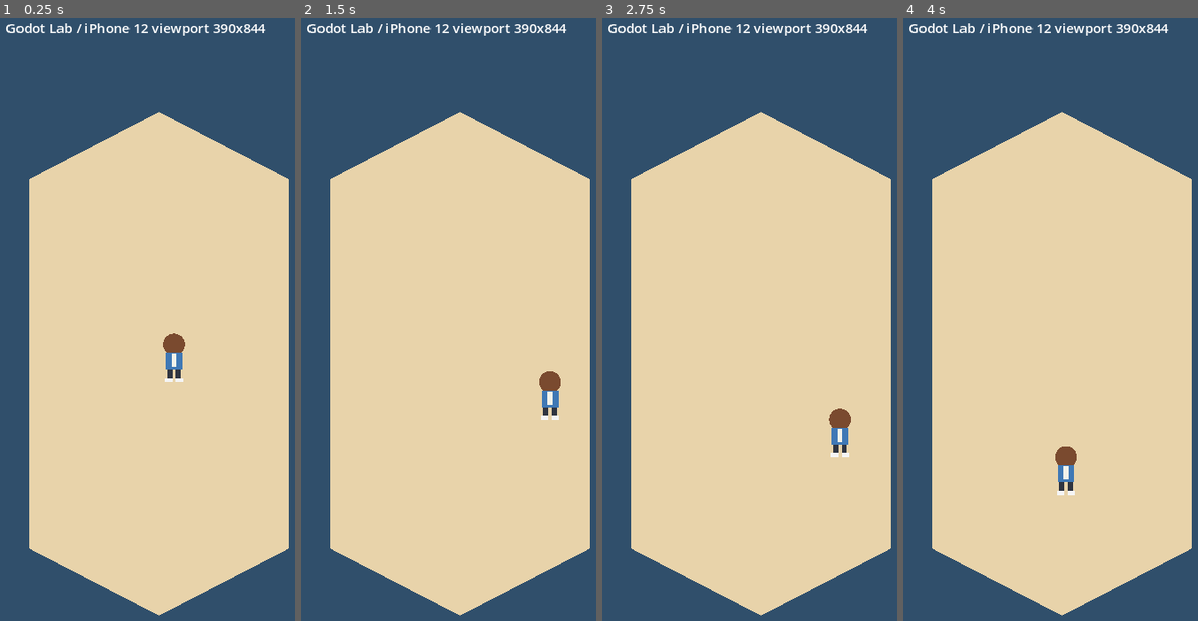
Above: before the commit, frames 1-4 (left to right).
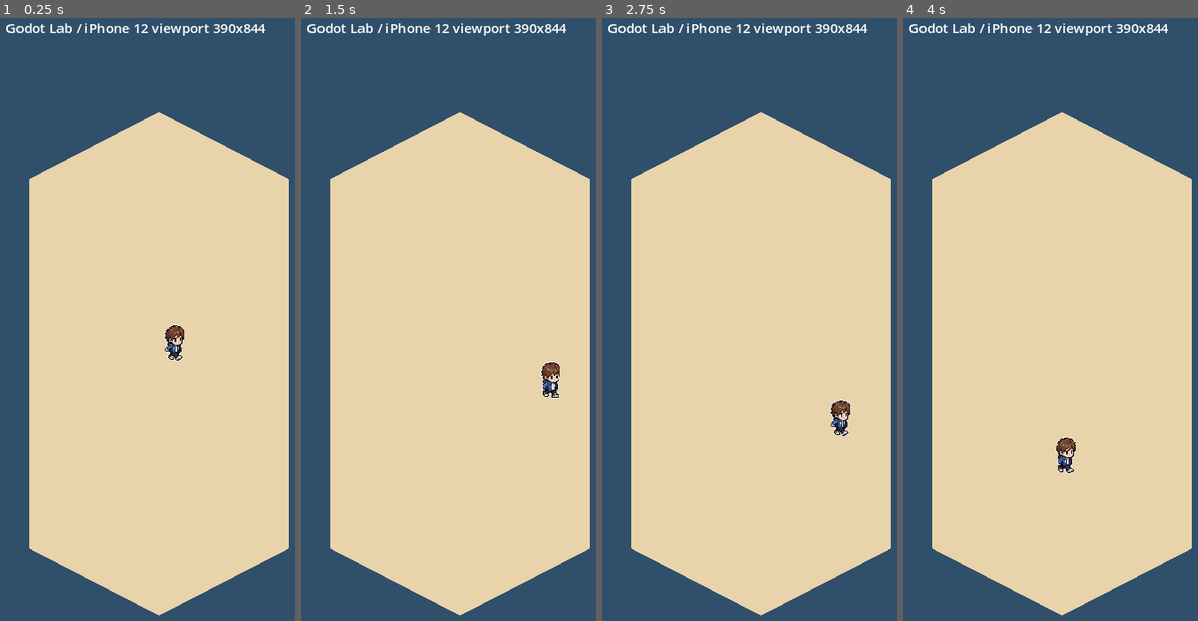
Above: after the commit, the same moments.

Repository: mth310-sys/Chappy5
Game: Godot game, scene res://main.tscn
Same seed, same stepped clock (60 frames per second), same inputs: the game is played once before the commit and once after it.
Inputs:
- Up to frame 1 (0.25 s): no input
- Up to frame 2 (1.5 s): no input
- Up to frame 3 (2.75 s): no input
- Up to frame 4 (4 s): no input

The runs differ from the first frame. In frame 1, 0.5% of the frame differs, in the area x 55-63%, y 50-61%; in frame 2, 0.5%, in the area x 80-88%, y 56-67%; in frame 3, 0.5%; in frame 4, 0.5%.

Commit message:
Replace placeholder with indexed student walk sprite

Diff:
--- a/godot/slot-pachiro/student.gd
+++ b/godot/slot-pachiro/student.gd
@@ -1,11 +1,332 @@
 extends Node2D
 
+const FRAME_TIME := 0.12
+const FRAME_SIZE := 48
+
+const PALETTE := [
+	Color("00000000"),
+	Color("f8f7f8ff"),
+	Color("e8e7e7ff"),
+	Color("e5dcd5ff"),
+	Color("ebceb9ff"),
+	Color("c8a08cff"),
+	Color("935b42ff"),
+	Color("754733ff"),
+	Color("496d9fff"),
+	Color("2f5080ff"),
+	Color("5b3529ff"),
+	Color("482a20ff"),
+	Color("2d313fff"),
+	Color("201617ff"),
+	Color("102a54ff"),
+	Color("070407ff"),
+]
+
+const FRAMES := [
+	[
+		"000000000000000000000000000000000000000000000000",
+		"000000000000000000000000000000000000000000000000",
+		"000000000000000000003111113000000000000000000000",
+		"000000000000000000001FFFFF7122000000000000000000",
+		"000000000000000033FFFFFB666FFFF32000000000000000",
+		"0000000000000000CF7777AAB776D66F3000000000000000",
+		"00000000000000335F7AA767AB77B7AF1300000000000000",
+		"000000000000013F7A6777A7767ABA76AF11200000000000",
+		"0000000000000CFBA666B77777AABB777BAD200000000000",
+		"0000000000037CFAB666A6777A676A756FF3200000000000",
+		"0000000000027FAA777B7777777766A777D1000000000000",
+		"0000000000005DA77B766756777756B7677F300000000000",
+		"000000000002FCA7BA77A77A56A676B777BF520000000000",
+		"00000000001FBBAAB777A67777D777B777DBD10000000000",
+		"000000000024FCAA77BA767667F77BFA7ABF320000000000",
+		"000000000003FBAA7ACA77667F677B6DAABF300000000000",
+		"000000000003FBABDBB77A7AD556BF5DDAAF300000000000",
+		"000000000023DCBBBBBAABAF5467A455FAFD700000000000",
+		"00000000002FDFBBDFFAADF7A6B533F5FAF3300000000000",
+		"0000000000253FCCF46BB6FDF74433D3FAF3000000000000",
+		"0000000000002FCD466BF541F74443D1FC22000000000000",
+		"00000000000033FD4675A441D64443A1F700000000000000",
+		"00000000000002DFB555544175444355F700000000000000",
+		"0000000000000221FDBB554444444434F700000000000000",
+		"000000000000002FEDFFD6544433444DD100000000000000",
+		"00000000000000CE99999FFB544335FF2200000000000000",
+		"000000000000007EEE88989F67FFFFF12000000000000000",
+		"000000000000002FEFEEE888566F8EF30000000000000000",
+		"0000000000000023F8889DE9D339EDF30000000000000000",
+		"0000000000000037988899E4E55E8DEF2000000000000000",
+		"000000000000003F9888D982E14E8F9F2000000000000000",
+		"000000000000003F8889F982E14E5F9F2000000000000000",
+		"000000000000001F8889FE88E11E9F9F2000000000000000",
+		"000000000000001F9888FE88E12E8FFF2000000000000000",
+		"0000000000000027D999FE99E34EEF710000000000000000",
+		"0000000000000001F513FE99EFFF9FF20000000000000000",
+		"0000000000000003F655FDFFCDDCFF220000000000000000",
+		"00000000000000003FFFC9CFFFCCF7000000000000000000",
+		"000000000000000023FDCCCFFDCCF7000000000000000000",
+		"000000000000000002FDCCCDFDCDFD230000000000000000",
+		"000000000000000001FCCDDCFDD89DF10000000000000000",
+		"000000000000000007FC19CFF857411F3000000000000000",
+		"000000000000000005C58111FD52135F3000000000000000",
+		"000000000000000005FD5003FFFFFFFF3000000000000000",
+		"00000000000000000223FFFFF12111130000000000000000",
+		"000000000000000000021111120000000000000000000000",
+		"000000000000000000000000000000000000000000000000",
+		"000000000000000000000000000000000000000000000000",
+	],
+	[
+		"000000000000000000000000000000000000000000000000",
+		"000000000000000000000000000000000000000000000000",
+		"000000000000000000000211222000000000000000000000",
+		"0000000000000000000031FFFFF223000000000000000000",
+		"000000000000000032CDFFFD666FFFF22000000000000000",
+		"00000000000000003F77777AA776D76F1000000000000000",
+		"00000000000000002FBAA7767A77BA7F5300000000000000",
+		"000000000000021FFBA66777677ACA76B712000000000000",
+		"00000000000002FDAA766A7777ABCB766BAF000000000000",
+		"0000000000002FCBBA6777777BA67A777FF5000000000000",
+		"00000000000031FBB66A66767777767677D5000000000000",
+		"00000000000037A777A66576667766D66AAF000000000000",
+		"0000000000037DB7AA676A7A56A567D77BAD000000000000",
+		"000000000003AACBAB77A77767A766DA77BB000000000000",
+		"000000000002CFAAA777A77767D77AFA67AF000000000000",
+		"000000000000CDA7B7BA7777AB576A7F77AF000000000000",
+		"000000000000CDAAABC777A7AD476D5DAAAF000000000000",
+		"000000000002FADBABCA7BAD4467B444FBDD000000000000",
+		"000000000003CDCABFDB7BD655DD34FBFBFC000000000000",
+		"00000000000227ACF35DABD7FF5444F1FCF2000000000000",
+		"00000000000005CCF56BA552FF3444F1FF10000000000000",
+		"000000000000027AF565D432DF4443F1F100000000000000",
+		"000000000000003FF55554417D444345F100000000000000",
+		"0000000000000021FF76554434444445F100000000000000",
+		"000000000000002FEDFFF5544444444DD200000000000000",
+		"000000000000002F9E99EFF7544335FF1000000000000000",
+		"000000000000001F9E98989D77FFFF610000000000000000",
+		"000000000000003FF9899888566E9D700000000000000000",
+		"0000000000000023C8899DEED249DEC20000000000000000",
+		"000000000000001D88889892E55EEEF10000000000000000",
+		"00000000000003F8888EE881E14E9FF10000000000000000",
+		"00000000000002F8899FE881E13D9FF10000000000000000",
+		"00000000000001D888DEEE88E1399FF10000000000000000",
+		"00000000000002F99EDEE998E1499FF10000000000000000",
+		"00000000000003F4FFF9E999E14EEFC00000000000000000",
+		"00000000000002F435FFD999EFF9EF200000000000000000",
+		"000000000000003FBDFFDDDCCCCFF2000000000000000000",
+		"000000000000002CFFDDFDCCC9C7F2000000000000000000",
+		"000000000000002F7DCDDCFCCCCCF1220000000000000000",
+		"000000000000001D88CDDF7DCCCCDFF22000000000000000",
+		"000000000000002C8788F225CCC3841C5300000000000000",
+		"000000000000002F5414D203FDF84115D200000000000000",
+		"0000000000000001D435F203F85425C8F200000000000000",
+		"00000000000000023DDFC2002F2C5C7F3200000000000000",
+		"00000000000000000000000033FFF5220000000000000000",
+		"000000000000000000000000031122000000000000000000",
+		"000000000000000000000000000000000000000000000000",
+		"000000000000000000000000000000000000000000000000",
+	],
+	[
+		"000000000000000000000000000000000000000000000000",
+		"000000000000000000000000000000000000000000000000",
+		"000000000000000000000031111230000000000000000000",
+		"00000000000000000000021FFFDF33300000000000000000",
+		"00000000000000000222FFFFFA65DDFF1300000000000000",
+		"000000000000000003D7A677BA676FA7F200000000000000",
+		"000000000000000022FAAA7777B77BB7B720000000000000",
+		"0000000000000025DFA7667777777C7766F3000000000000",
+		"000000000000002CDAA666A7777AABB77A77000000000000",
+		"00000000000003FFDAA76A7777AA667666DF000000000000",
+		"000000000000032FBA76A6677B76667B67AB000000000000",
+		"00000000000002CAA77A77655777675B767A000000000000",
+		"00000000000022FA7AA777A77567567D77AA000000000000",
+		"0000000000003FCABAA77A77777A777DA77C000000000000",
+		"00000000000032FAAA77AB7777AF777F77AA000000000000",
+		"00000000000002DBAB7BA67A7AB5B7ADB7AA000000000000",
+		"00000000000002DBBABB777ABB53AAB56DAB000000000000",
+		"0000000000002CBDBABFA7ABA435AB544FAB000000000000",
+		"0000000000002FFCBBFFA7A6FDB6543FAFAF000000000000",
+		"000000000000215ABF35DADF7FF5443F5FDF000000000000",
+		"000000000000003FCF66DA541FF4344F5F82000000000000",
+		"000000000000003CDF565F441DF4443D5F30000000000000",
+		"0000000000000003FF5555441AD444344F30000000000000",
+		"00000000000000022FFFF654444444434F30000000000000",
+		"0000000000000002CEDFFF6544434544AF20000000000000",
+		"0000000000000001FE988EDF6533335FF200000000000000",
+		"0000000000000001FEE9888EF76DFFFF1000000000000000",
+		"00000000000000023D98EE989666D9EF2000000000000000",
+		"000000000000002C988889E9EE35E7EF2000000000000000",
+		"000000000000028988888E892E5394EEF000000000000000",
+		"00000000000003F98889ED881E23E4FEF000000000000000",
+		"000000000000075998EFDE881E03E5F9F000000000000000",
+		"0000000000000755E9FDEE988E02E9F9F000000000000000",
+		"000000000000075456FEE9988E12E9FFC000000000000000",
+		"00000000000003CBBCFCEE999E14EEF6F000000000000000",
+		"0000000000000031122FFFE99EFFDDDC2000000000000000",
+		"00000000000000000007CDCDCCCCFFC10000000000000000",
+		"0000000000000000001FDFCCCCCCDF300000000000000000",
+		"000000000000000003FFCCFDCC9CCF332000000000000000",
+		"00000000000000002D79CCDFFDCDDCC7F120000000000000",
+		"00000000000000002D8C34F2FDCC83122D20000000000000",
+		"00000000000000002F85555F1FDF81158F00000000000000",
+		"000000000000000022F5315F3F552885F100000000000000",
+		"00000000000000000037FFFF22F478CF2200000000000000",
+		"000000000000000000032233021DFD510000000000000000",
+		"000000000000000000000000003122300000000000000000",
+		"000000000000000000000000000000000000000000000000",
+		"000000000000000000000000000000000000000000000000",
+	],
+	[
+		"000000000000000000000000000000000000000000000000",
+		"000000000000000000000000000000000000000000000000",
+		"000000000000000000000021121120000000000000000000",
+		"00000000000000000000321FDBBB77730000000000000000",
+		"00000000000000000032FFFFF7A66FAFF230000000000000",
+		"000000000000000000FF77676AA766F66F30000000000000",
+		"000000000000000033CF7A7777BA67BA6F40000000000000",
+		"0000000000000021FF7A7667A77767B77660000000000000",
+		"000000000000002FCA7666A77777AAB767B0000000000000",
+		"00000000000000FFBAA76677777A776B6570000000000000",
+		"000000000000002FAA77766577A777776770000000000000",
+		"00000000000003CC776A765A5BA76756A670000000000000",
+		"00000000000022FA77A7777776677566B770000000000000",
+		"0000000000001FBCBAB777A76667B777DB70000000000000",
+		"00000000000027FDA777AA776767B77AFB70000000000000",
+		"00000000000001FAAC7AAA7767ABB6AF5FB0000000000000",
+		"00000000000001FBBCCBB77A7AB5B6AD5DD0000000000000",
+		"00000000000027CBBBBBAABB7743BA5446F0000000000000",
+		"0000000000001DFFBBFFFABFFFF55333F5F0000000000000",
+		"000000000000213FBC54BAD5D7F33442F3F0000000000000",
+		"000000000000001FDF456BB555F13443F1F0000000000000",
+		"0000000000000031FF456D4435D13433B1F0000000000000",
+		"0000000000000002FF65555445B3434334F0000000000000",
+		"000000000000000225FFDD543444444445F0000000000000",
+		"0000000000000002FDCFFFB6544435444FF0000000000000",
+		"0000000000000003FE9989DFF5443337FC20000000000000",
+		"0000000000000002FE998889EA7BFFFFC200000000000000",
+		"00000000000000021FD8EE888F5579EFC000000000000000",
+		"0000000000000011D9888EEE995589DEC200000000000000",
+		"000000000000025F888889989E2121EEF200000000000000",
+		"00000000000002F988889D989E1511E9F300000000000000",
+		"00000000000001FD998EDE98991012D9D300000000000000",
+		"00000000000001F4EEEF9E988910299ED200000000000000",
+		"00000000000002F45DBFE8998E12399FF100000000000000",
+		"000000000000023F56FFE99899242EC5D100000000000000",
+		"00000000000000022315DF999EFFFEFBD200000000000000",
+		"0000000000000000021DFDFFFFDCCFF72000000000000000",
+		"00000000000000002CCDCDDDCDCC9CF20000000000000000",
+		"00000000000000025F7CCDCFFDCCCCF10000000000000000",
+		"0000000000000002F877FDFF1FCDCCFC2000000000000000",
+		"0000000000000002F7885C232FFCCCCDF120000000000000",
+		"0000000000000002DC3125F337DD17C85F20000000000000",
+		"00000000000000033C7337F3555431185F30000000000000",
+		"000000000000000003CFFF222F7110558F30000000000000",
+		"000000000000000000000000035DFFFF7200000000000000",
+		"000000000000000000000000000233333000000000000000",
+		"000000000000000000000000000000000000000000000000",
+		"000000000000000000000000000000000000000000000000",
+	],
+	[
+		"000000000000000000000000000000000000000000000000",
+		"000000000000000000000000000000000000000000000000",
+		"000000000000000000000021111120000000000000000000",
+		"00000000000000000000021FDDFFDF130000000000000000",
+		"00000000000000000017FFFFFA766AFF5100000000000000",
+		"000000000000000000FD7677BAAA6DA6FB00000000000000",
+		"0000000000000000227AAA77777A7AA67F32000000000000",
+		"0000000000000002FFA7666A77766A77776D000000000000",
+		"0000000000000033F7A666A7777AAABB77BA000000000000",
+		"00000000000002DFFAA66B777677777B66AF000000000000",
+		"000000000000021FBA7775577677777B6677000000000000",
+		"00000000000002CDA77A765A5B6777577777000000000000",
+		"00000000000021FB77B777777566B567A77D000000000000",
+		"0000000000001FABBAB77AA77777B777BA7A000000000000",
+		"00000000000025FAAAA7AA67776BB77AFA7A000000000000",
+		"00000000000002DBAA7AA77B7AA6B6AD6DAA000000000000",
+		"00000000000002FBBBABA76BAA64BAB666AB000000000000",
+		"0000000000002CBCABAFA7AAA544AD4455BA000000000000",
+		"0000000000002DFDBBFDDABAFFF5643FF5DA000000000000",
+		"000000000000223FCD64DAD67DF4443FF4FD000000000000",
+		"000000000000002FBF467AF54FF3344FF3F2000000000000",
+		"0000000000000031FF466F543FF3344FB5F3000000000000",
+		"0000000000000002FFA555544DA4443345F3000000000000",
+		"000000000000000225FFF6544344344336F3000000000000",
+		"0000000000000002DEEFFFB5444335444F12000000000000",
+		"0000000000000003F9988EDFD543325FF320000000000000",
+		"0000000000000003F9DE9989E67BFDDF3200000000000000",
+		"00000000000000023FE88E988F66C9EF3000000000000000",
+		"0000000000000002F988899EEE2378DE7200000000000000",
+		"000000000000002C98888998EE1121DEF300000000000000",
+		"000000000000003F88889D98991521F9F300000000000000",
+		"000000000000003F888EFE98891028F9F300000000000000",
+		"000000000000003F988EEE99891029DEF300000000000000",
+		"000000000000001FF9EFE9E88E1029FFD200000000000000",
+		"000000000000001F5AFFEEE999335EF5C000000000000000",
+		"000000000000002D556FFFE88EFFDEFF2000000000000000",
+		"0000000000000002CFFFDCCDDDDFCCF20000000000000000",
+		"00000000000000033FDCCCCCFFDC9CF30000000000000000",
+		"0000000000000003F7CCCCCFCFDCC7F70000000000000000",
+		"0000000000000002F87CDDFC2CDDCCF52200000000000000",
+		"0000000000000002F8877F2201FCC23FF300000000000000",
+		"0000000000000002FF5115C005FCF7CCFF30000000000000",
+		"00000000000000002F3237C005F8581118C0000000000000",
+		"000000000000000001FFDF3005F5535557C0000000000000",
+		"00000000000000000032233005FDFDDFDF30000000000000",
+		"000000000000000000000000021111111120000000000000",
+		"000000000000000000000000000000000000000000000000",
+		"000000000000000000000000000000000000000000000000",
+	],
+]
+
+var _textures: Array[ImageTexture] = []
+var _frame_index := 0
+var _elapsed := 0.0
+var _moving := true
+var _flip_h := false
+
+func _ready() -> void:
+	texture_filter = CanvasItem.TEXTURE_FILTER_NEAREST
+	_build_textures()
+	queue_redraw()
+
+func set_motion(motion: Vector2) -> void:
+	_moving = motion.length_squared() > 0.0001
+	if abs(motion.x) > 0.01:
+		_flip_h = motion.x < 0.0
+
+func _process(delta: float) -> void:
+	if _textures.is_empty():
+		return
+	if _moving:
+		_elapsed += delta
+		if _elapsed >= FRAME_TIME:
+			_elapsed -= FRAME_TIME
+			_frame_index = 1 + ((_frame_index) % 4)
+			queue_redraw()
+	elif _frame_index != 0:
+		_frame_index = 0
+		queue_redraw()
+
+func _build_textures() -> void:
+	for frame_rows in FRAMES:
+		var image := Image.create(FRAME_SIZE, FRAME_SIZE, false, Image.FORMAT_RGBA8)
+		for y in range(FRAME_SIZE):
+			var row: String = frame_rows[y]
+			for x in range(FRAME_SIZE):
+				var palette_index := _hex_index(row.substr(x, 1))
+				image.set_pixel(x, y, PALETTE[palette_index])
+		var texture := ImageTexture.create_from_image(image)
+		_textures.append(texture)
+
+func _hex_index(value: String) -> int:
+	var code := value.unicode_at(0)
+	if code >= 48 and code <= 57:
+		return code - 48
+	return code - 55
+
 func _draw() -> void:
-	# Temporary full-body placeholder. Replace with the converted university-student sprite next.
-	draw_circle(Vector2(0, -22), 13, Color("7a4a2f"))
-	draw_rect(Rect2(-10, -12, 20, 20), Color("3f78b5"), true)
-	draw_rect(Rect2(-3, -11, 6, 16), Color("f3f2ea"), true)
-	draw_rect(Rect2(-8, 8, 6, 12), Color("2f3440"), true)
-	draw_rect(Rect2(2, 8, 6, 12), Color("2f3440"), true)
-	draw_rect(Rect2(-11, 18, 9, 5), Color("f5f5f5"), true)
-	draw_rect(Rect2(2, 18, 9, 5), Color("f5f5f5"), true)
+	if _textures.is_empty():
+		return
+	var texture := _textures[_frame_index]
+	var destination := Rect2(-24, -48, 48, 48)
+	if _flip_h:
+		destination.position.x = 24
+		destination.size.x = -48
+	draw_texture_rect(texture, destination, false)
